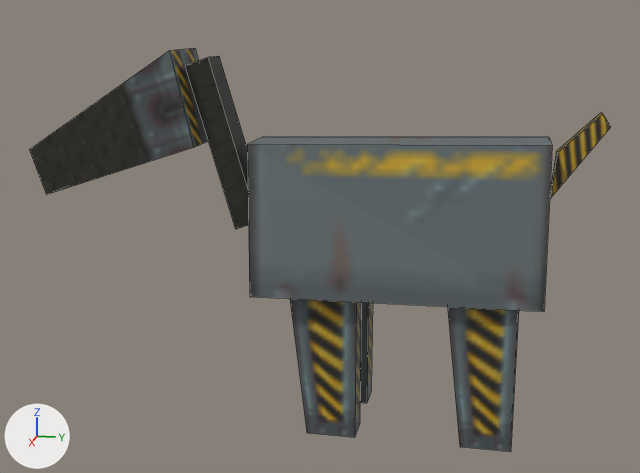
Renders of the Blender file project_files/horse-02.blend from each side of a commit.
Camera for both pictures: a 50 mm camera at (4.74, 0.42, 2.23) aimed at (0.01, -0.52, 1.05). Arrows for +X, +Y and +Z are at lower left; the lights stay in place. Mesh edges are drawn as thin lines.

The older version as bpy lines, for what is in view:
```python
me_plane_002 = bpy.data.meshes.new('Plane.002')
me_plane_002.from_pydata(...)  # 8 vertices, 6 faces; spans x -0.86..0.073, y -0.645..-0.271, z 0.0..0.179
me_plane_002.materials.append(mat_primary_texture)  # picture img_entities_texture_01_png
me_plane_004 = bpy.data.meshes.new('Plane.004')
me_plane_004.from_pydata(...)  # 8 vertices, 6 faces; spans x -0.764..-0.317, y -0.475..-0.2, z 0.0..0.077
me_plane_004.materials.append(mat_primary_texture)  # picture img_entities_texture_01_png
me_plane_006 = bpy.data.meshes.new('Plane.006')
me_plane_006.from_pydata(...)  # 8 vertices, 6 faces; spans x -0.86..0.079, y -0.411..-0.271, z 0.0..0.197
me_plane_006.materials.append(mat_primary_texture)  # picture img_entities_texture_01_png
ob_plane_001 = bpy.data.objects.new('Plane.001', me_plane_002)
ob_plane_001.location = (0.129, 0.005, 0.07)
ob_plane_001.rotation_euler = (0.0, 1.571, 0.0)  # degrees (0, 90, 0)
ob_plane_003 = bpy.data.objects.new('Plane.003', me_plane_004)
ob_plane_003.location = (-0.029, 1.184, 1.003)
ob_plane_003.rotation_euler = (0.0, 1.571, 0.0)  # degrees (0, 90, 0)
ob_plane_005 = bpy.data.objects.new('Plane.005', me_plane_006)
ob_plane_005.location = (-0.098, -1.485, 1.838)
ob_plane_005.rotation_euler = (-1.571, 4.997, -1.571)  # degrees (-90, 286, -90)
# also in view: 'Plane.004' at (0.01, -1.65, 1.67); 'Plane' at (0.01, -0.1, 1.21); 'Plane.002' at (0.22, 0.39, 0.46); 'Plane.006' at (-0.24, -0.45, 0.46)
```
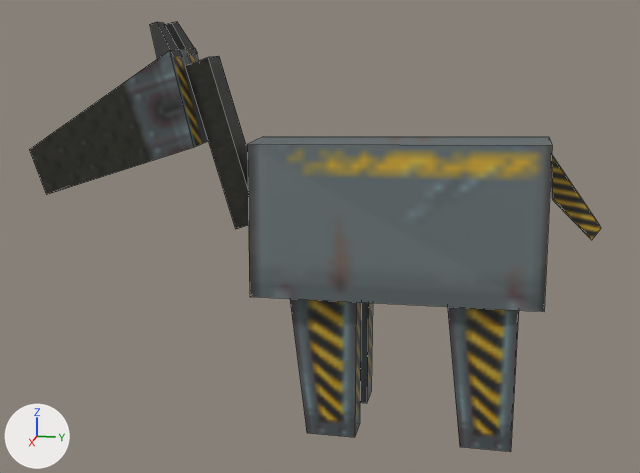
Commit message: * Have horse body bobble separately from legs

Boxes [x1, y1, x2, y2] around the edits, measured in the pictures (640 x 473 px):
'Plane.003', moved, turned: before [550, 112, 611, 198]; after [551, 155, 601, 240]
'Plane.009', added (black): after [150, 22, 182, 59]
'Plane.008', added (black): after [165, 21, 197, 56]

Edits to the bpy script that builds the scene:
```text
Add me_plane_003:
    me_plane_003.from_pydata(...)  # 8 vertices, 6 faces; spans x -0.86..-0.657, y -0.411..-0.271, z 0.0..0.09
    me_plane_003.materials.append(mat_primary_texture)  # picture img_entities_texture_01_png
Change ob_plane_003:
    ob_plane_003.location: (-0.029, 1.184, 1.003) -> (-0.029, 1.184, 1.852)
    ob_plane_003.rotation_euler: (0.0, 1.571, 0.0) -> (0.0, 4.712, 0.0)  # degrees (0, 90, 0) -> degrees (0, 270, 0)
Add ob_plane_009:
    ob_plane_009 = bpy.data.objects.new('Plane.009', me_plane_003)
    ob_plane_009.location = (-0.208, -1.598, 2.834)
    ob_plane_009.rotation_euler = (-3.142, 1.855, -1.571)  # degrees (-180, 106, -90)
    ob_plane_009.scale = (-1.0, 1.0, 1.0)
Add ob_plane_008:
    ob_plane_008 = bpy.data.objects.new('Plane.008', me_plane_003)
    ob_plane_008.location = (0.217, -1.598, 2.834)
    ob_plane_008.rotation_euler = (0.0, 4.997, -1.571)  # degrees (0, 286, -90)
```
